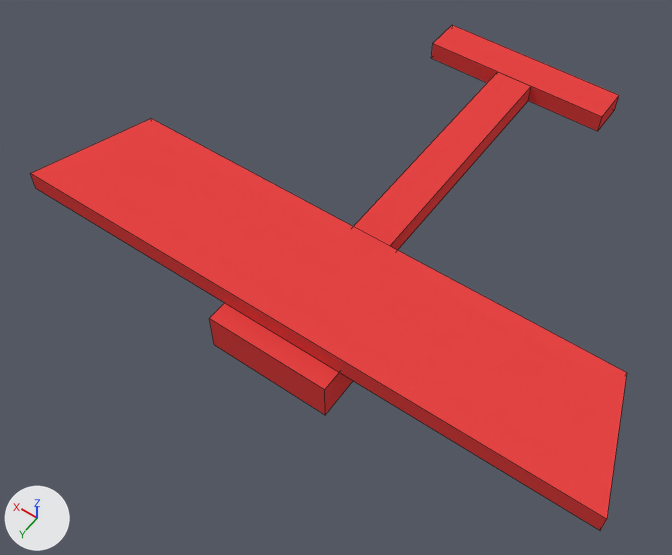
Renders of the Blender file Blender/BleriotXIMonoplaneRed.blend from each side of a commit.
Rendered twice from a 50 mm camera at (-2.92, 5.35, 6.62) aimed at (0.24, 0.93, -0.33). The lights are fixed; the arrows at lower left show +X, +Y and +Z. Mesh edges are drawn as thin lines.
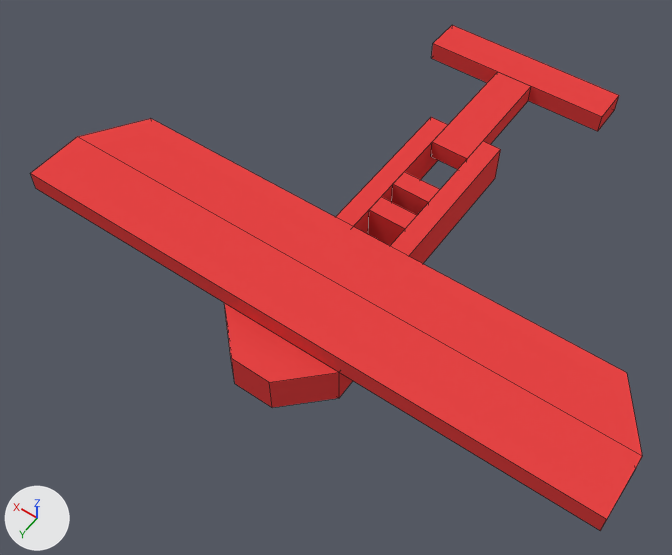
Commit message: improve Bleriot XI model

Location of each change, [x1, y1, x2, y2] in pixels of the pictures (672 x 555 px):
'Cube.008', reshaped
    before: [30, 119, 627, 531]
    after: [30, 119, 642, 531]
'Cube.010', mesh rescaled (44% narrower, 45% shorter)
    before: [353, 72, 531, 250]
    after: [431, 72, 531, 169]
'Cube.009', reshaped (10% narrower, 6% shorter)
    before: [209, 303, 353, 415]
    after: [224, 303, 353, 408]
'Cube.000', added (red)
    after: [391, 141, 501, 264]
'Cube.001', added (red)
    after: [336, 117, 448, 234]
'Cube.003', added (red)
    after: [368, 197, 417, 246]
'Cube.002', added (red)
    after: [392, 172, 440, 215]
part 3 of me_cube_008, built on
    before: [30, 119, 627, 519]
    after: [30, 119, 642, 519]

Patch to the scene script:
```diff
--- a/Blender/BleriotXIMonoplaneRed.blend.py
+++ b/Blender/BleriotXIMonoplaneRed.blend.py
@@ me_cube_010 @@
 me_cube_010.from_pydata(...)  # 8 vertices, 6 faces; spans x -1.0..1.0, y -7.0..7.0, z 0.0..1.0
 # used by ob_cube_010; location = (0.0, -0.54, 0.02); rotation_euler = (0.0, 0.0, 3.142), in degrees (0, 0, 180); scale = (0.2, 0.2, 0.2)
+# me_cube_010 part 1: the whole mesh is scaled about its middle by (1, 0.464, 1), then moved by (0.0, 3.75, 0.0)
 me_cube_010.materials.append(mat_red)
@@ me_cube_009 @@
 # used by ob_cube_009; location = (0.0, 1.46, -0.38); rotation_euler = (0.0, 0.0, 3.142), in degrees (0, 0, 180); scale = (0.2, 0.2, 0.2)
-me_cube_009.from_pydata(...)  # 8 vertices, 6 faces; spans x -3.0..3.0, y -4.0..3.0, z 1.0..3.0
+me_cube_009.from_pydata(...)  # 12 vertices, 10 faces; spans x -3.0..3.0, y -5.0..3.0, z 1.0..3.0
+# me_cube_009 part 2
+# 4 vertices are removed from x -3.0..3.0, y -4.0, z 1.0..3.0
+# 5 faces are deleted
+# 8 vertices are added at x -3.0..3.0, y -5.0..-3.0, z 1.0..3.0
+# 9 new faces join them
 me_cube_009.materials.append(mat_red)
@@ me_cube_008 @@
 # used by ob_cube_008; location = (0.0, 1.23, 0.33); rotation_euler = (0.0, 0.0, 3.142), in degrees (0, 0, 180); scale = (0.2, 0.2, 0.2)
-me_cube_008.from_pydata(...)  # 8 vertices, 6 faces; spans x -14.5..14.5, y -4.1..1.9, z -0.5..0.5
+me_cube_008.from_pydata(...)  # 12 vertices, 10 faces; spans x -14.5..14.5, y -4.1..1.9, z -0.5..0.5
+# me_cube_008 part 3
+# 4 faces are deleted
+# 4 vertices are added at (-14.5, -1.1, -0.5), (14.5, -1.1, -0.5), (14.5, -1.1, 0.5), (-14.5, -1.1, 0.5)
+# 8 new faces join them
 me_cube_008.materials.append(mat_red)
@@ me_cube_000 @@
+me_cube_000.from_pydata(...)  # a box spanning x -0.5..0.5, y -4.5..4.5, z -1.5..0.5
+me_cube_000.materials.append(mat_red)  # red #e74444
@@ me_cube_001 @@
+me_cube_001.from_pydata(...)  # a box spanning x -1.0..1.0, y 0.5..1.5, z -1.0..1.0
+me_cube_001.materials.append(mat_red)  # red #e74444
@@ ob_cube_000 @@
+ob_cube_000 = bpy.data.objects.new('Cube.000', me_cube_000)
+ob_cube_000.location = (-0.3, -0.04, 0.12)
+ob_cube_000.rotation_euler = (0.0, 0.0, 3.142)  # degrees (0, 0, 180)
+ob_cube_000.scale = (0.2, 0.2, 0.2)
@@ ob_cube_001 @@
+ob_cube_001 = bpy.data.objects.new('Cube.001', me_cube_000)
+ob_cube_001.location = (0.3, -0.04, 0.12)
+ob_cube_001.rotation_euler = (0.0, 0.0, 3.142)  # degrees (0, 0, 180)
+ob_cube_001.scale = (0.2, 0.2, 0.2)
@@ ob_cube_002 @@
+ob_cube_002 = bpy.data.objects.new('Cube.002', me_cube_001)
+ob_cube_002.location = (0.0, 0.16, 0.02)
+ob_cube_002.rotation_euler = (0.0, 0.0, 3.142)  # degrees (0, 0, 180)
+ob_cube_002.scale = (0.2, 0.2, 0.2)
@@ ob_cube_003 @@
+ob_cube_003 = bpy.data.objects.new('Cube.003', me_cube_001.copy())
+ob_cube_003.location = (0.0, 0.56, 0.02)
+ob_cube_003.rotation_euler = (0.0, 0.0, 3.142)  # degrees (0, 0, 180)
+ob_cube_003.scale = (0.2, 0.2, 0.2)
```
